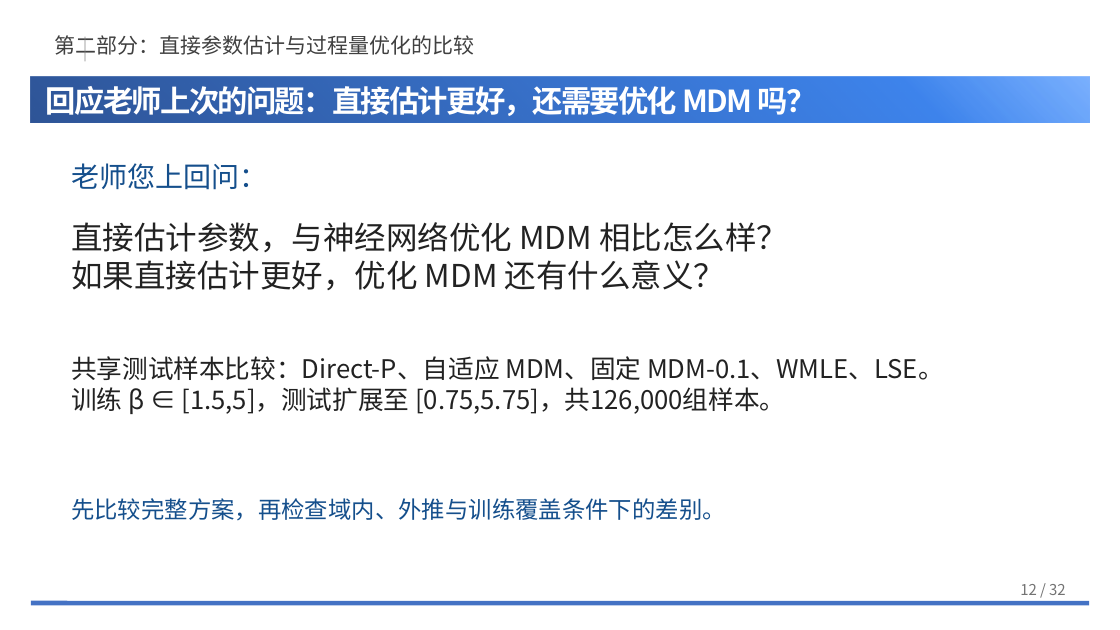
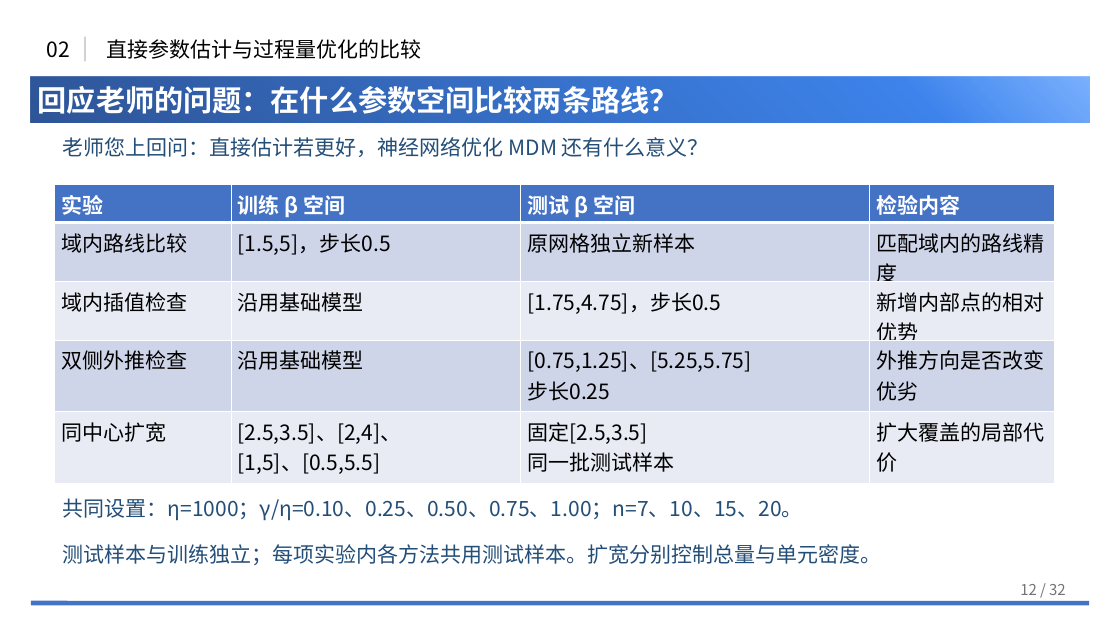
Before and after one commit to NEUwpy/weibull.work, a slide deck: slide 12 of docs/组会汇报/2026-09-三项研究更新汇报/260907组会.pptx. Drawn at 1120x630 pixels with LibreOffice and Linux fonts; fonts in the diff are those of the drawing; background and template pictures are left out. Boxes give left, top, right and bottom in pixels: in the first picture for what was removed or moved away, otherwise in the second. Text is boxed around its words. In the diff, an @@ line names an element or a change of style, - is before the commit and + after.

```diff
--- a/docs/组会汇报/2026-09-三项研究更新汇报/260907组会.pptx
+++ b/docs/组会汇报/2026-09-三项研究更新汇报/260907组会.pptx
@@ text added at box(46, 41, 69, 58), 18 pt, text #000000 @@
+02
@@ text at box(106, 39, 421, 59): text changed; text colour #404040 to #000000 @@
-第二部分：直接参数估计与过程量优化的比较
+直接参数估计与过程量优化的比较
@@ text at box(38, 81, 679, 118): text changed; size 26 to 25 pt @@
-回应老师上次的问题：直接估计更好，还需要优化 MDM 吗？
+回应老师的问题：在什么参数空间比较两条路线？
@@ text at box(63, 137, 709, 157): text changed; size 24 to 18 pt; text colour #154F8C to #234E78 @@
-老师您上回问：
+老师您上回问：直接估计若更好，神经网络优化 MDM 还有什么意义？
@@ table added at box(55, 185, 1054, 483), 5 rows, 4 columns @@
+实验 | 训练 β 空间 | 测试 β 空间 | 检验内容
+域内路线比较 | [1.5,5]，步长0.5 | 原网格独立新样本 | 匹配域内的路线精度
+域内插值检查 | 沿用基础模型 | [1.75,4.75]，步长0.5 | 新增内部点的相对优势
+双侧外推检查 | 沿用基础模型 | [0.75,1.25]、[5.25,5.75] / 步长0.25 | 外推方向是否改变优劣
+同中心扩宽 | [2.5,3.5]、[2,4]、 / [1,5]、[0.5,5.5] | 固定[2.5,3.5] / 同一批测试样本 | 扩大覆盖的局部代价
@@ text removed at box(71, 222, 788, 290) @@
-直接估计参数，与神经网络优化 MDM 相比怎么样？
-如果直接估计更好，优化 MDM 还有什么意义？
@@ text at box(63, 498, 803, 521): text changed; size 22 to 18 pt; text colour #222222 to #234E78 @@
-共享测试样本比较：Direct-P、自适应 MDM、固定 MDM-0.1、WMLE、LSE。
-训练 β ∈ [1.5,5]，测试扩展至 [0.75,5.75]，共126,000组样本。
+共同设置：η=1000；γ/η=0.10、0.25、0.50、0.75、1.00；n=7、10、15、20。
@@ text at box(63, 544, 882, 565): text changed; size 20 to 18 pt; text colour #154F8C to #234E78 @@
-先比较完整方案，再检查域内、外推与训练覆盖条件下的差别。
+测试样本与训练独立；每项实验内各方法共用测试样本。扩宽分别控制总量与单元密度。
```
Also in this commit, not shown: 27 other slides changed, 3 slides added, 3 slides removed, 4 other files.
